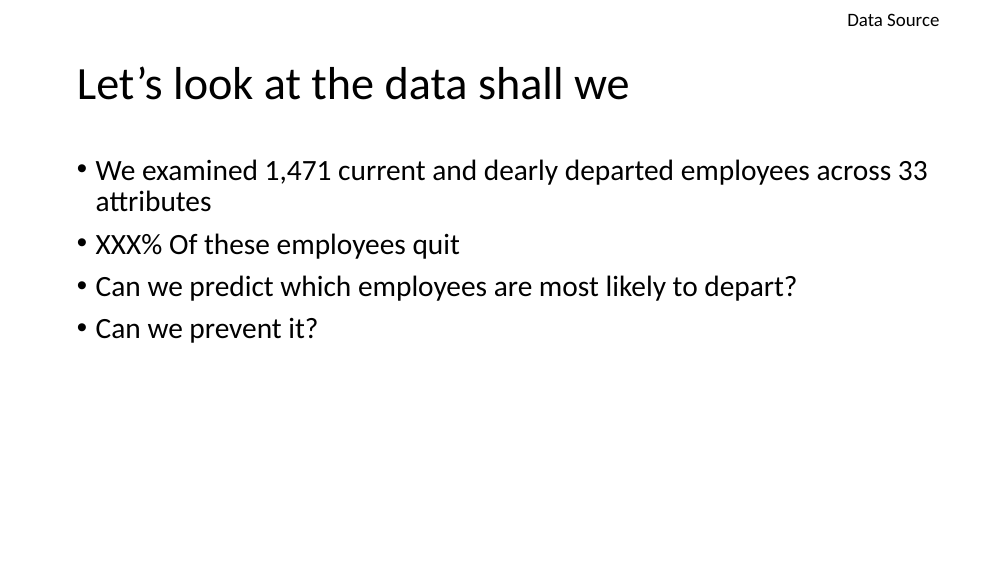
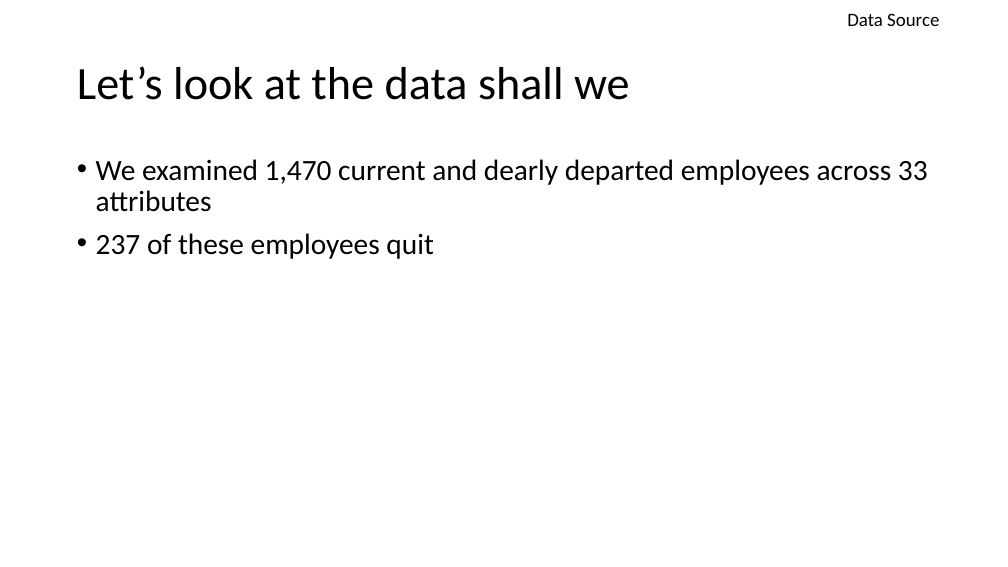
Before and after one commit to hebernielsen/DDS-CaseStudy-2, a slide deck: slide 3 of DDS_Case_Study_2_Presentation.pptx. Drawn at 1008x567 pixels with LibreOffice and Linux fonts; fonts in the diff are those of the drawing. Boxes give left, top, right and bottom in pixels: in the first picture for what was removed or moved away, otherwise in the second. Text is boxed around its words. In the diff, an @@ line names an element or a change of style, - is before the commit and + after.

```diff
--- a/DDS_Case_Study_2_Presentation.pptx
+++ b/DDS_Case_Study_2_Presentation.pptx
@@ text at (96,159,928,259): text changed @@
-• We examined 1,471 current and dearly departed employees across 33 attributes
-• XXX% Of these employees quit
-• Can we predict which employees are most likely to depart?
-• Can we prevent it?
+• We examined 1,470 current and dearly departed employees across 33 attributes
+• 237 of these employees quit
```
Also in this commit, not shown: 3 other slides changed, 1 other file.
